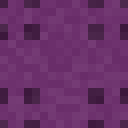
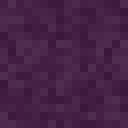
Layered file, before and after one edit (128×128). Changes by layer:
removed layer "threeT" over left=0, top=8, right=128, bottom=128
removed layer "threeB" over left=0, top=0, right=128, bottom=120
removed layer "threeR" over left=0, top=0, right=120, bottom=128
removed layer "threeL" over left=8, top=0, right=128, bottom=128
removed layer "cross" over left=0, top=0, right=128, bottom=128
removed layer "horendR" over left=56, top=8, right=128, bottom=120
removed layer "horendL" over left=0, top=8, right=96, bottom=120
removed layer "hor" over left=0, top=8, right=128, bottom=120
removed layer "verendT" over left=8, top=0, right=120, bottom=72
removed layer "verendB" over left=8, top=32, right=120, bottom=128
removed layer "ver" over left=8, top=0, right=120, bottom=128
